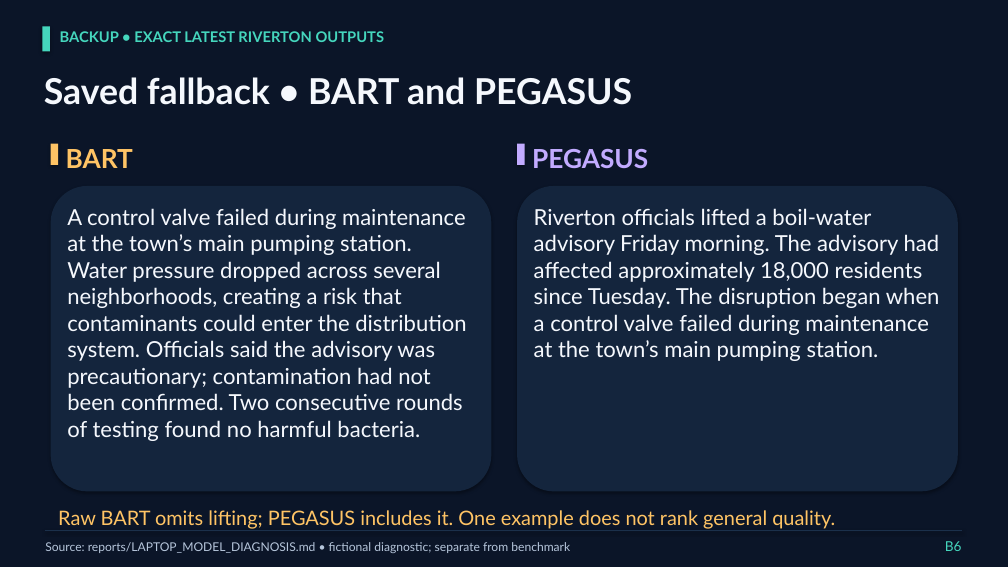
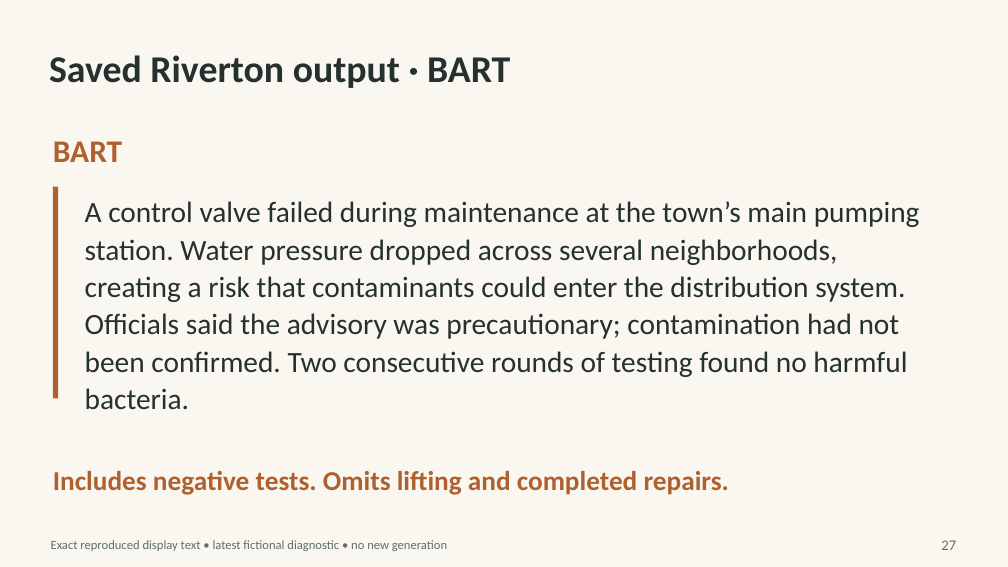
Before and after one commit to bam-maker/benchmarking-summarizer-models, a slide deck: slide 27 of presentation/Comparing_Neural_Models_for_News_Summarization.pptx (slide 16 before the commit). Drawn at 1008x567 pixels with LibreOffice and Linux fonts; fonts in the diff are those of the drawing. Boxes give left, top, right and bottom in pixels: in the first picture for what was removed or moved away, otherwise in the second. Text is boxed around its words. In the diff, an @@ line names an element or a change of style, - is before the commit and + after.

Commit message:
Redesign summarization presentation with clearer model explanations

```diff
--- a/presentation/Comparing_Neural_Models_for_News_Summarization.pptx
+++ b/presentation/Comparing_Neural_Models_for_News_Summarization.pptx
@@ background #0B1528 to #FAF7F1 @@
@@ rectangle removed at (42,26,50,51) @@
@@ text at (49,55,510,88): text changed; size 34 to 36 pt; font Lato to Calibri; text colour #F5F8FD to #25312F @@
-Saved fallback • BART and PEGASUS
+Saved Riverton output · BART
@@ text removed at (60,31,385,42) @@
-BACKUP • EXACT LATEST RIVERTON OUTPUTS
@@ rectangle removed at (51,144,58,165) @@
@@ text "BART": place and size @@
-text "BART" at (66,149,133,168)
+text "BART" at (53,141,122,162)
@@ text "BART" at (53,141,122,162): size 25 to 30 pt, font Lato to Calibri, text colour #FFC465 to #AE612F; line spacing 1.08 to 1.06 @@
@@ rectangle removed at (517,144,525,165) @@
@@ text removed at (532,149,648,168) @@
-PEGASUS
@@ rounded rectangle removed at (51,186,492,492) @@
@@ rectangle added at (53,187,58,399), fill #AE612F @@
@@ text "A control valve failed during ...": place and size @@
-text "A control valve failed during ..." at (67,208,466,441)
+text "A control valve failed during ..." at (85,201,920,410)
@@ text "A control valve failed during ..." at (85,201,920,410): size 21 to 28 pt, font Lato to Calibri, text colour #F5F8FD to #25312F; line spacing 1 to 1.06 @@
@@ rounded rectangle removed at (517,186,958,492) @@
@@ text removed at (534,208,940,361) @@
-Riverton officials lifted a boil-water advisory Friday morning. The advisory had affected approximately 18,000 residents since Tuesday. The disruption began when a control valve failed during maintenance at the town’s main pumping station.
@@ text added at (53,471,729,495), 26 pt, text #AE612F, bold @@
+Includes negative tests. Omits lifting and completed repairs.
@@ line removed from (45, 531) to (963, 531) @@
@@ text removed at (58,510,835,529) @@
-Raw BART omits lifting; PEGASUS includes it. One example does not rank general quality.
@@ text at (51,540,447,551): text changed; size 11.5 to 12 pt; font Lato to Calibri; text colour #B5C5DA to #626D68 @@
-Source: reports/LAPTOP_MODEL_DIAGNOSIS.md • fictional diagnostic; separate from benchmark
+Exact reproduced display text • latest fictional diagnostic • no new generation
@@ text added at (941,540,956,550), 14 pt, text #626D68 @@
+27
@@ text removed at (945,541,962,551) @@
-B6
```
Also in this commit, not shown: 6 other slides changed, 24 slides added, 11 slides removed, 51 other files.
